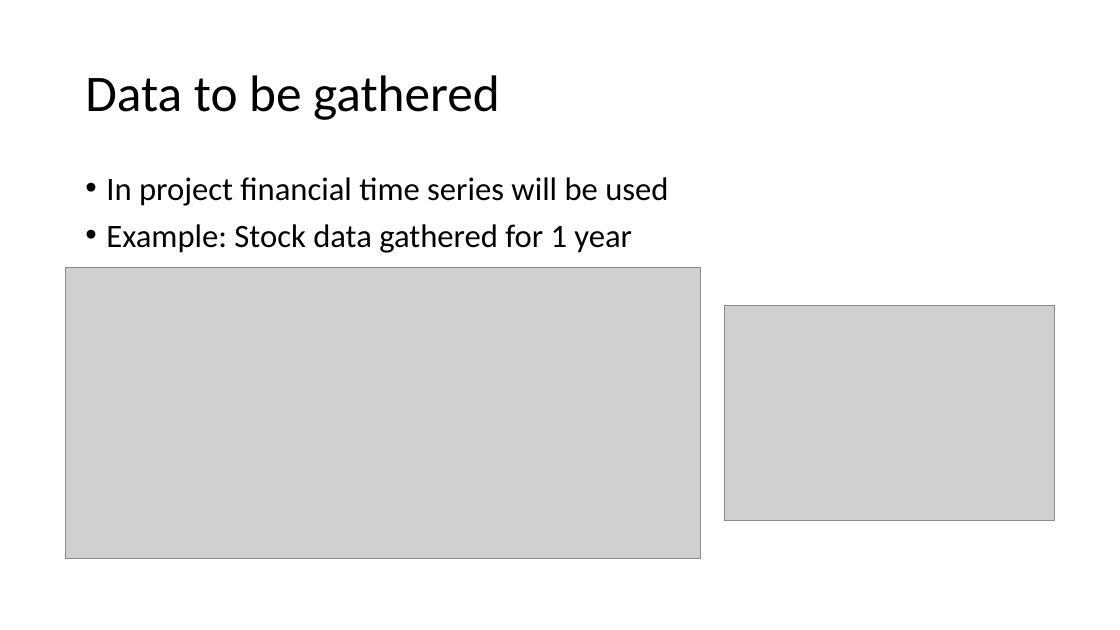
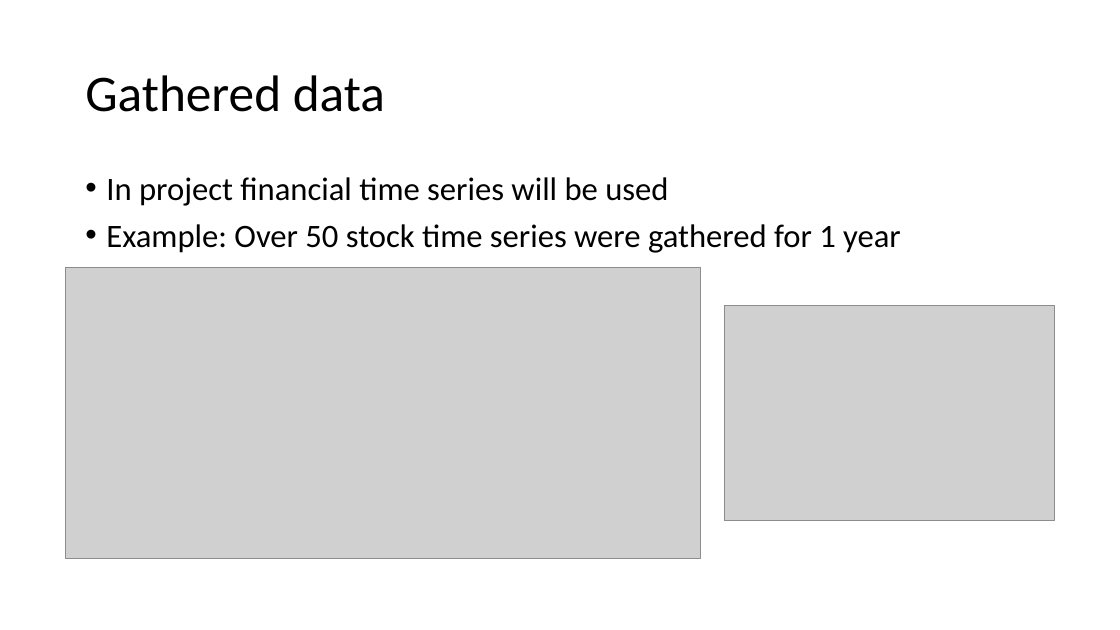
Before and after one commit to NickThe1/kbtu-data-visualization, a slide deck: slide 2 of distrib.pptx. Drawn at 1120x630 pixels with LibreOffice and Linux fonts; fonts in the diff are those of the drawing; grey boxes stand for pictures. Boxes give left, top, right and bottom in pixels: in the first picture for what was removed or moved away, otherwise in the second. Text is boxed around its words. In the diff, an @@ line names an element or a change of style, - is before the commit and + after.

```diff
--- a/distrib.pptx
+++ b/distrib.pptx
@@ title at box(85, 75, 385, 112): text changed @@
-Data to be gathered
+Gathered data
@@ text at box(106, 224, 901, 253): text changed @@
-• Example: Stock data gathered for 1 year
+• Example: Over 50 stock time series were gathered for 1 year
```
Also in this commit, not shown: 2 other slides changed, 4 slides added, 4 slides removed, 6 other files.
